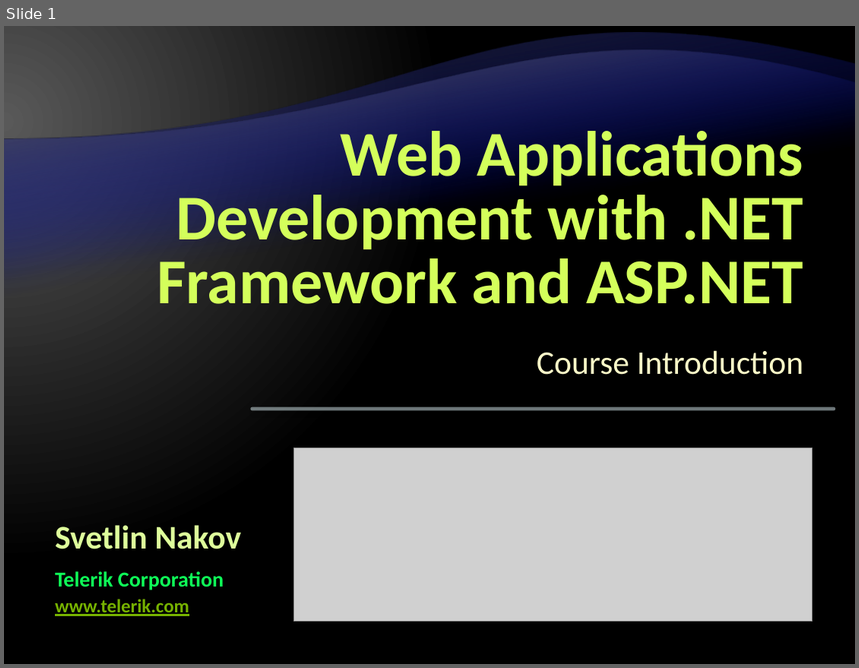
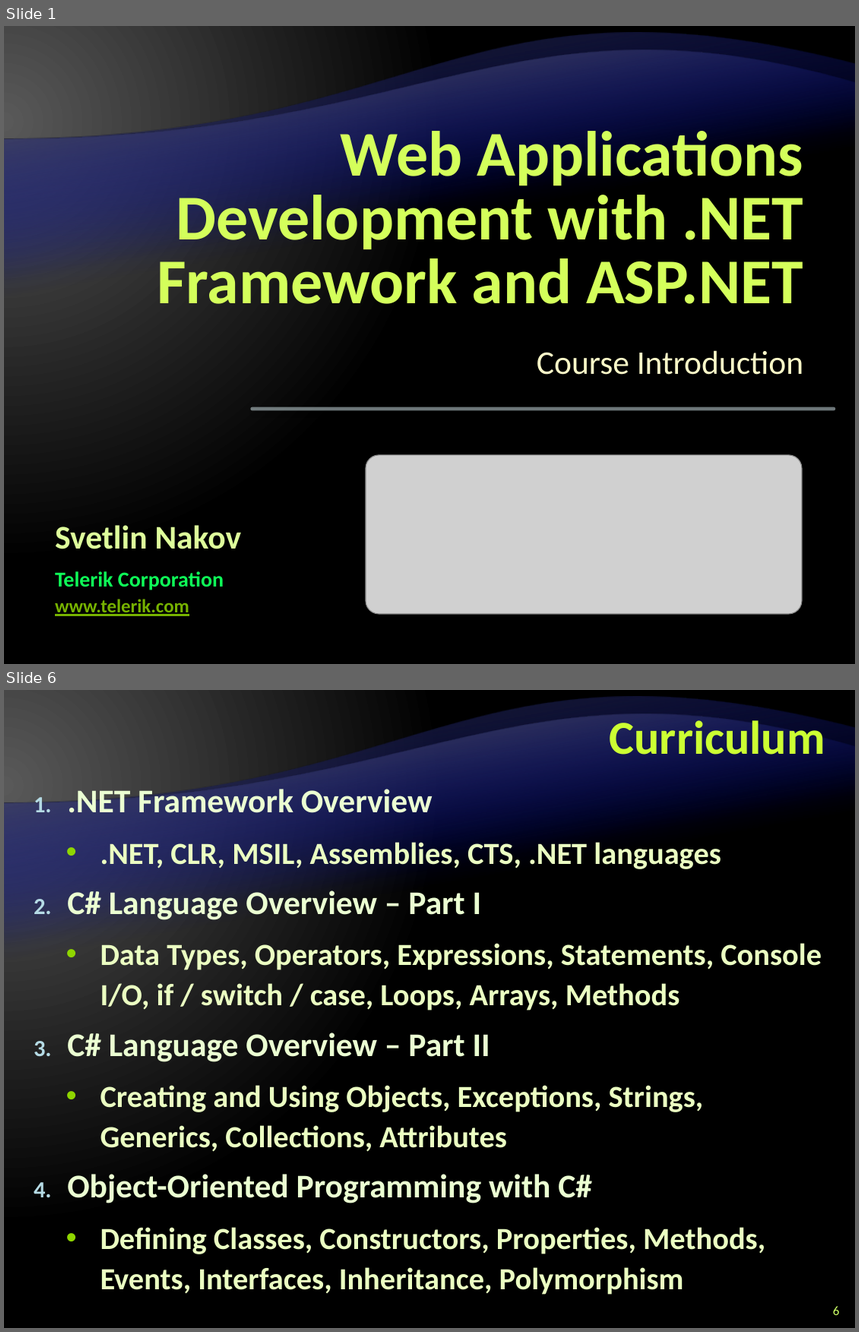
Before and after one commit to Graveheart/aspnetcourse, a slide deck: lectures/0. Course Introduction.pptx. Shown one above the other, each under a label of ours: slide 1 before the commit, slides 1 and 6 after it; the slides between them are not shown. The pictures are 859x668 and 859x1332 pixels, drawn with LibreOffice and Linux fonts; fonts in the diff are those of the drawing; grey boxes stand for pictures; background and template pictures are left out. Boxes give left, top, right and bottom in pixels: in the first picture for what was removed or moved away, otherwise in the second. Text is boxed around its words. In the diff, an @@ line names an element or a change of style, - is before the commit and + after.

```diff
--- a/lectures/0. Course Introduction.pptx
+++ b/lectures/0. Course Introduction.pptx
@@ slide 6 added at [4, 690, 855, 1328], background gradient #595959 to #000000; not listed: 2 template elements that a slide beside it also shows @@
@@ title added at [610, 714, 826, 755], 40 pt, text #CCFF33, bold @@
+Curriculum
@@ text added at [67, 785, 822, 1295], 26 pt, text #EBFFC2, bold @@
+1. .NET Framework Overview
+  • .NET, CLR, MSIL, Assemblies, CTS, .NET languages
+2. C# Language Overview – Part I
+  • Data Types, Operators, Expressions, Statements, Console I/O, if / switch / case, Loops, Arrays, Methods
+3. C# Language Overview – Part II
+  • Creating and Using Objects, Exceptions, Strings, Generics, Collections, Attributes
+4. Object-Oriented Programming with C#
+  • Defining Classes, Constructors, Properties, Methods, Events, Interfaces, Inheritance, Polymorphism
@@ page number added at [833, 1306, 840, 1315], 11 pt, text #CCFF66 @@
+6
@@ slide 1 changed as well @@
@@ picture: place and size @@
-picture at [294, 449, 813, 622]
+picture at [366, 455, 801, 614]
```
Also in this commit, not shown: 22 other slides added, 1 slide removed.
